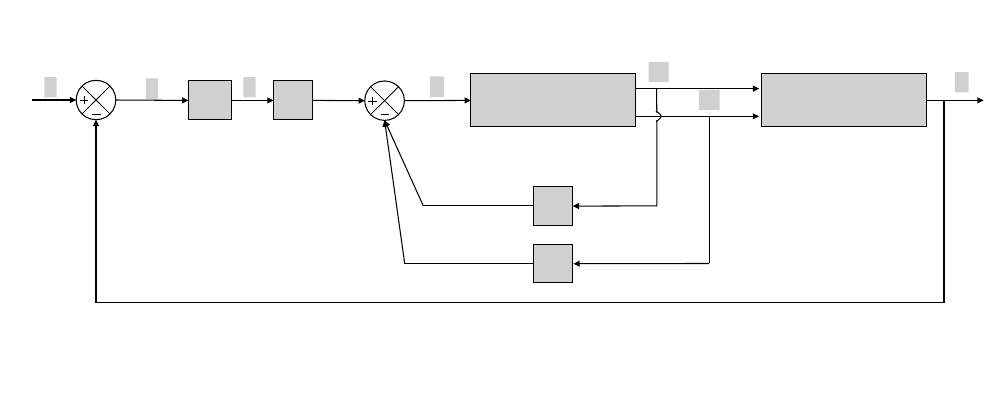
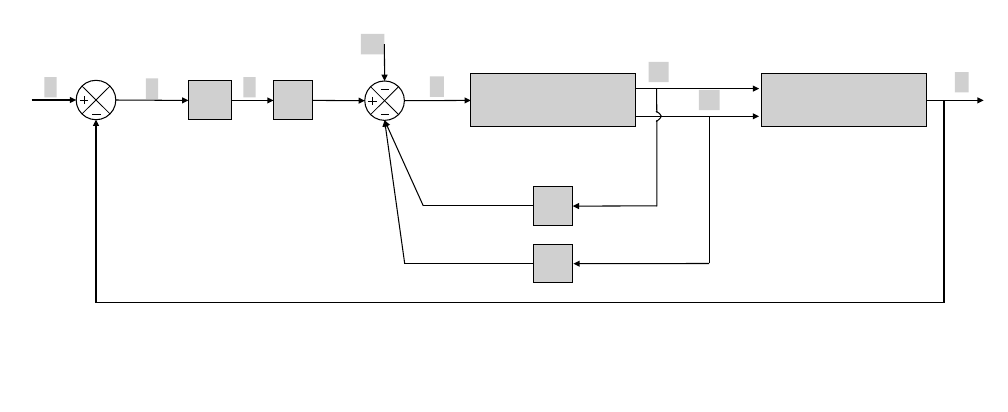
Before and after one commit to jmgarciah/LoliRepo, a slide deck: slide 1 of Memoria/05_control_architecture/Imagenes/diagrama_int.pptx. Drawn at 1008x412 pixels with LibreOffice and Linux fonts; fonts in the diff are those of the drawing; grey boxes stand for pictures. Boxes give left, top, right and bottom in pixels: in the first picture for what was removed or moved away, otherwise in the second. Text is boxed around its words. In the diff, an @@ line names an element or a change of style, - is before the commit and + after.

```diff
--- a/Memoria/05_control_architecture/Imagenes/diagrama_int.pptx
+++ b/Memoria/05_control_architecture/Imagenes/diagrama_int.pptx
@@ picture added at [361, 34, 385, 54] @@
@@ arrow added from (384, 44) to (385, 81), #000000 1 pt @@
@@ line added from (381, 89) to (389, 89), #000000 0.75 pt @@
```
Also in this commit, not shown: 1 other file.
